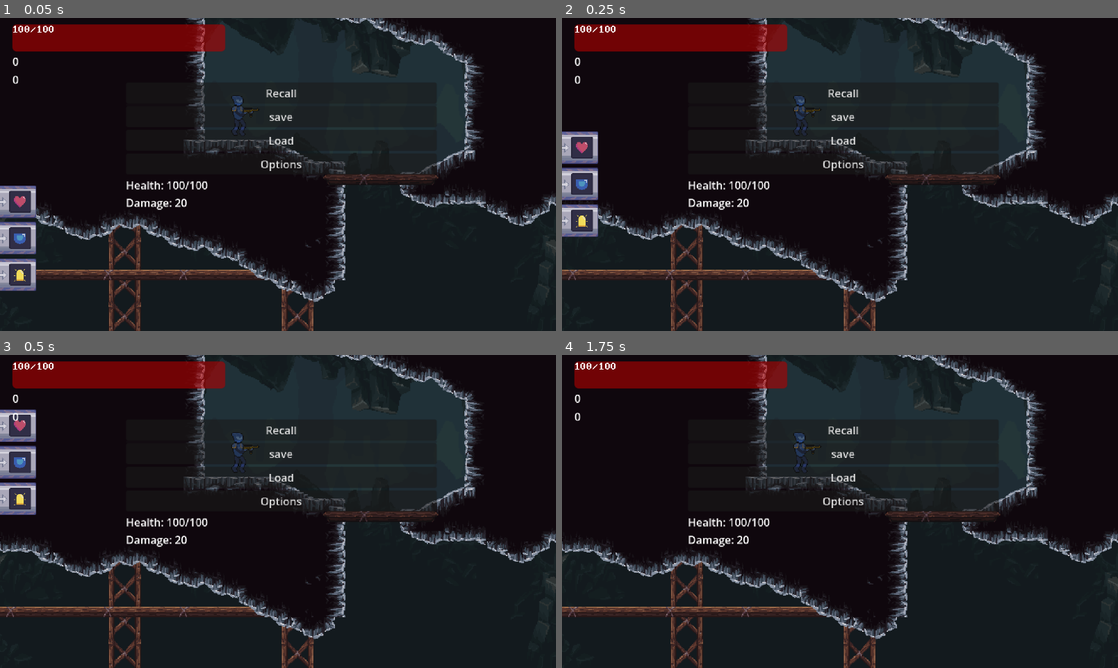
Above: before the commit, frames 1-4 (two rows, left to right).
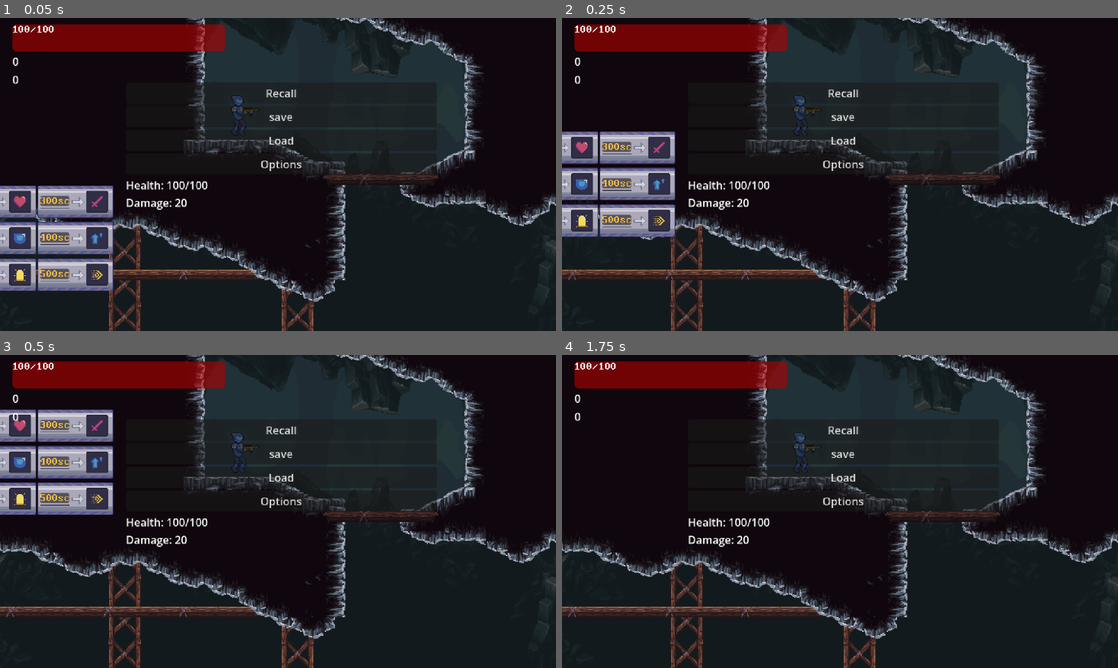
Above: after the commit, the same moments.

Repository: belskyj1985/Spark-2026-Micro-Internship-Game-Dev
Game: Godot game, scene res://game.tscn
Same seed, same stepped clock (60 frames per second), same inputs: the game is played once before the commit and once after it.
Inputs (mouse positions are in pixels of both pictures, inside the frame that each line leads up to):
- Up to frame 1 (0.05 s): no input
- Up to frame 2 (0.25 s): no input
- Up to frame 3 (0.5 s): no input
- Up to frame 4 (1.75 s): click (617, 420) at 0.5 s, where only the run after the commit has a clickable "300sc"; click (617, 364) at 1.25 s, where only the run after the commit has a clickable "500sc"

The runs differ from the first frame. In frame 1, 4.2% of the frame differs, in the area x 6-21%, y 53-88%; in frame 2, 4.2%; in frame 3, 4.3%, in the area x 6-21%, y 17-52%; in frame 4, nothing differs.

Commit message:
added functionality for all abilities

Diff:
--- a/SaveLoad.gd
+++ b/SaveLoad.gd
@@ -11,6 +11,9 @@
 	"def": 0,
 	"dmg": 0,
 	"cur_hp": 100,
+	"melee": 0,
+	"dash": 0,
+	"dj": 0
 }
 
 func get_c1(n):
@@ -49,4 +52,8 @@
 
 		contents_to_save.cur_hp = save_data.cur_hp
 
+		contents_to_save.melee = save_data.melee
+		contents_to_save.dj = save_data.dj
+		contents_to_save.dash = save_data.dash
+
 		get_c1(0)
--- a/enemy_1.gd
+++ b/enemy_1.gd
@@ -26,6 +26,7 @@
 	tween = get_tree().create_tween()
 
 func get_hit(dmg):
+	print(dmg)
 	health -= dmg
 	if health <= 0:
 		SaveLoad.get_c1(5)
--- a/player/player.gd
+++ b/player/player.gd
@@ -8,6 +8,8 @@
 const GRAV :int = 2000
 const SPD : int = 200
 var jump_force : int = 650
+var djs :int = 1
+var dashes :int = 1
 
 var aim_angle : float = 0.0
 var reticle_a_target : float = 0.0
@@ -38,6 +40,8 @@
 }
 @onready var stun: Timer = $stun
 @onready var inv_timer: Timer = $invincibility
+@onready var dash_timer: Timer = $dash
+@onready var melee_timer: Timer = $melee
 @onready var anim: AnimationPlayer = $AnimationPlayer
 @onready var sprites: Sprite2D = $AnimatedSprite2D
 @onready var reticle: Sprite2D = $Reticle
@@ -118,6 +122,18 @@
 	velocity.y += GRAV * delta
 
 func move(delta):
+	if SaveLoad.contents_to_save["melee"] == 2 && melee_timer.is_stopped() && Input.is_action_just_pressed("melee"):
+		$melee_attack.monitoring = true
+		await get_tree().create_timer(0.1).timeout
+		$melee_attack.monitoring = false
+
+	if SaveLoad.contents_to_save["dash"] == 2 && dashes > 0 && dash_timer.is_stopped() && Input.is_action_just_pressed("dash"):
+		if sprites.flip_h:
+			velocity.x = -1000
+		else:
+			velocity.x = 1000
+		velocity.y = 0
+		dashes -= 1
 	if Global.Options["hold2fire"]:
 		if Input.is_action_pressed("shoot") && can_shoot && !Global.paused:
 			shoot()
@@ -142,9 +158,14 @@
 		else:
 			velocity.x = move_toward(velocity.x, input_vector.x * SPD, 3000 * delta)
 	if is_on_floor():
+		djs = 1
+		dashes = 1
 		if Input.is_action_just_pressed("jump"):
 			jump()
 	else:
+		if Input.is_action_just_pressed("jump") && SaveLoad.contents_to_save["dj"] == 2 && djs > 0:
+			jump()
+			djs -= 1
 		if velocity.y < 0 && Input.is_action_just_released("jump"):
 			velocity.y /= 3
 	move_and_slide()
@@ -222,3 +243,7 @@
 
 func _on_stun_timeout() -> void:
 	stunned = false
+
+
+func _on_melee_attack_body_entered(body: Node2D) -> void:
+	body.get_hit(bullet_damage*2)
--- a/player/player.tscn
+++ b/player/player.tscn
@@ -94,6 +94,9 @@
 &"walk": SubResource("Animation_sweqy")
 }
 
+[sub_resource type="RectangleShape2D" id="RectangleShape2D_g1dw6"]
+size = Vector2(82, 62)
+
 [node name="player" type="CharacterBody2D" unique_id=1814147482]
 collision_layer = 2
 floor_snap_length = 5.0
@@ -123,4 +126,21 @@
 [node name="stun" type="Timer" parent="." unique_id=989517013]
 one_shot = true
 
+[node name="dash" type="Timer" parent="." unique_id=1012017067]
+wait_time = 0.1
+one_shot = true
+
+[node name="melee_attack" type="Area2D" parent="." unique_id=43485306]
+collision_layer = 0
+collision_mask = 4
+monitorable = false
+
+[node name="CollisionShape2D2" type="CollisionShape2D" parent="melee_attack" unique_id=1149832251]
+position = Vector2(31, -4)
+shape = SubResource("RectangleShape2D_g1dw6")
+debug_color = Color(0.5263334, 0.42000002, 1, 0.3372549)
+
+[node name="melee" type="Timer" parent="." unique_id=1909499388]
+
 [connection signal="timeout" from="stun" to="." method="_on_stun_timeout"]
+[connection signal="body_entered" from="melee_attack" to="." method="_on_melee_attack_body_entered"]
--- a/project.godot
+++ b/project.godot
@@ -93,6 +93,17 @@
 "events": [Object(InputEventKey,"resource_local_to_scene":false,"resource_name":"","device":-1,"window_id":0,"alt_press …(191 unchanged characters)…
 ]
 }
+dash={
+"deadzone": 0.2,
+"events": [Object(InputEventKey,"resource_local_to_scene":false,"resource_name":"","device":-1,"window_id":0,"alt_pressed":false,"shift_pressed":false,"ctrl_pressed":false,"meta_pressed":false,"pressed":false,"keycode":0,"physical_keycode":81,"key_label":0,"unicode":113,"location":0,"echo":false,"script":null)
+, Object(InputEventKey,"resource_local_to_scene":false,"resource_name":"","device":-1,"window_id":0,"alt_pressed":false,"shift_pressed":false,"ctrl_pressed":false,"meta_pressed":false,"pressed":false,"keycode":0,"physical_keycode":4194326,"key_label":0,"unicode":0,"location":0,"echo":false,"script":null)
+]
+}
+melee={
+"deadzone": 0.2,
+"events": [Object(InputEventMouseButton,"resource_local_to_scene":false,"resource_name":"","device":-1,"window_id":0,"alt_pressed":false,"shift_pressed":false,"ctrl_pressed":false,"meta_pressed":false,"button_mask":0,"position":Vector2(0, 0),"global_position":Vector2(0, 0),"factor":1.0,"button_index":3,"canceled":false,"pressed":false,"double_click":false,"script":null)
+]
+}
 
 [layer_names]
 
--- a/shop/shop_keeper.gd
+++ b/shop/shop_keeper.gd
@@ -2,6 +2,7 @@
 
 @onready var v_box_container: VBoxContainer = $UI/VBoxContainer
 @onready var stats: VBoxContainer = $UI/stats
+@onready var abilities: VBoxContainer = $UI/abilities
 @onready var ui: Control = $UI
 var detected: bool = false
 
@@ -18,9 +19,11 @@
 	if detected:
 		v_box_container.position.y = lerpf(v_box_container.position.y,-150,.08)
 		stats.position.y = lerpf(stats.position.y,-150,.08)
+		abilities.position.y = lerpf(abilities.position.y,-150,.08)
 	else:
 		v_box_container.position.y = lerpf(v_box_container.position.y,-1000,.08)
 		stats.position.y = lerpf(stats.position.y,-1000,.01)
+		abilities.position.y = lerpf(abilities.position.y,-1000,.01)
 
 	if detected:
 		# Smoothly slow to stop
@@ -69,6 +72,14 @@
 	$UI/VBoxContainer/fire/fire_button.release_focus()
 	$UI/VBoxContainer/lightning/lightning_button.release_focus()
 
+	$UI/stats/hp/hp_button.release_focus()
+	$UI/stats/def/def_button.release_focus()
+	$UI/stats/dmg/dmg_button.release_focus()
+
+	$UI/abilities/melee/melee_button.release_focus()
+	$UI/abilities/dj/dj_button.release_focus()
+	$UI/abilities/dash/dash_button.release_focus()
+
 func update_buttons() -> void:
 	match SaveLoad.contents_to_save["fire"]:
 		0:
@@ -123,8 +134,40 @@
 		$UI/stats/dmg/dmg_button/Label.text = "MAX"
 		$UI/stats/dmg/dmg_button/Label.label_settings.font_color =  Color(0.0, 1.0, 0.883, 1.0)
 
+	match SaveLoad.contents_to_save["melee"]:
+		0:
+			$UI/abilities/melee/melee_button/Label.text = "300sc"
+			$UI/abilities/melee/melee_button/Label.label_settings.font_color = Color(1.0, 0.753, 0.29, 1.0)
+		1:
+			$UI/abilities/melee/melee_button/Label.text = "Equip"
+			$UI/abilities/melee/melee_button/Label.label_settings.font_color = Color(1.0, 1.0, 1.0, 1.0)
+		2:
+			$UI/abilities/melee/melee_button/Label.text = "Unequip"
+			$UI/abilities/melee/melee_button/Label.label_settings.font_color = Color(0.0, 1.0, 0.883, 1.0)
+
+	match SaveLoad.contents_to_save["dj"]:
+		0:
+			$UI/abilities/dj/dj_button/Label.text = "400sc"
+			$UI/abilities/dj/dj_button/Label.label_settings.font_color = Color(1.0, 0.753, 0.29, 1.0)
+		1:
+			$UI/abilities/dj/dj_button/Label.text = "Equip"
+			$UI/abilities/dj/dj_button/Label.label_settings.font_color = Color(1.0, 1.0, 1.0, 1.0)
+		2:
+			$UI/abilities/dj/dj_button/Label.text = "Unequip"
+			$UI/abilities/dj/dj_button/Label.label_settings.font_color = Color(0.0, 1.0, 0.883, 1.0)
+
+	match SaveLoad.contents_to_save["dash"]:
+		0:
+			$UI/abilities/dash/dash_button/Label.text = "500sc"
+			$UI/abilities/dash/dash_button/Label.label_settings.font_color = Color(1.0, 0.753, 0.29, 1.0)
+		1:
+			$UI/abilities/dash/dash_button/Label.text = "Equip"
+			$UI/abilities/dash/dash_button/Label.label_settings.font_color = Color(1.0, 1.0, 1.0, 1.0)
+		2:
+			$UI/abilities/dash/dash_button/Label.text = "Unequip"
+			$UI/abilities/dash/dash_button/Label.label_settings.font_color = Color(0.0, 1.0, 0.883, 1.0)
+
 func _on_fire_button_pressed() -> void:
-	print(SaveLoad.contents_to_save["fire"])
 	match SaveLoad.contents_to_save["fire"]:
 		0:
 			if SaveLoad.contents_to_save["c1"] >= 120:
@@ -166,7 +209,6 @@
 
 
 func _on_lightning_button_pressed() -> void:
-	print(SaveLoad.contents_to_save["lightning"])
 	match SaveLoad.contents_to_save["lightning"]:
 		0:
 			if SaveLoad.contents_to_save["c1"] >= 120:
@@ -210,3 +252,45 @@
 		SaveLoad.contents_to_save["dmg"] += 1
 		update_buttons()
 		Global.player.load_save_data()
+
+
+func _on_melee_button_pressed() -> void:
+	match SaveLoad.contents_to_save["melee"]:
+		0:
+			if SaveLoad.contents_to_save["c1"] >= 400:
+				SaveLoad.get_c1(-400)
+				SaveLoad.contents_to_save["melee"] = 1
+		1:
+			SaveLoad.contents_to_save["melee"] = 2
+			Global.player.switch_bullet("melee")
+		2:
+			SaveLoad.contents_to_save["melee"] = 1
+	update_buttons()
+
+
+func _on_dj_button_pressed() -> void:
+	match SaveLoad.contents_to_save["dj"]:
+		0:
+			if SaveLoad.contents_to_save["c1"] >= 500:
+				SaveLoad.get_c1(-500)
+				SaveLoad.contents_to_save["dj"] = 1
+		1:
+			SaveLoad.contents_to_save["dj"] = 2
+			Global.player.switch_bullet("dj")
+		2:
+			SaveLoad.contents_to_save["dj"] = 1
+	update_buttons()
+
+
+func _on_dash_button_pressed() -> void:
+	match SaveLoad.contents_to_save["dash"]:
+		0:
+			if SaveLoad.contents_to_save["c1"] >= 300:
+				SaveLoad.get_c1(-300)
+				SaveLoad.contents_to_save["dash"] = 1
+		1:
+			SaveLoad.contents_to_save["dash"] = 2
+			Global.player.switch_bullet("dash")
+		2:
+			SaveLoad.contents_to_save["dash"] = 1
+	update_buttons()
--- a/shop/shop_keeper.tscn
+++ b/shop/shop_keeper.tscn
@@ -10,6 +10,9 @@
 [ext_resource type="Texture2D" uid="uid://uqxdx0q8yhdl" path="res://shop/health.png" id="8_84gdt"]
 [ext_resource type="Texture2D" uid="uid://ca5f2ttlkx52c" path="res://shop/defense.png" id="9_5n7xc"]
 [ext_resource type="Texture2D" uid="uid://b1o3db86j257s" path="res://shop/damage.png" id="10_jbdu5"]
+[ext_resource type="Texture2D" uid="uid://6i562ext4r8m" path="res://shop/melee.png" id="11_3xhsi"]
+[ext_resource type="Texture2D" uid="uid://dp46erik1pg4n" path="res://shop/double_jump.png" id="12_jep34"]
+[ext_resource type="Texture2D" uid="uid://ikaurmh0wc0r" path="res://shop/dash.png" id="13_2r4vj"]
 
 [sub_resource type="RectangleShape2D" id="RectangleShape2D_j2guc"]
 size = Vector2(52, 52)
@@ -35,6 +38,18 @@
 font_color = Color(1, 0.7515, 0.29000002, 1)
 
 [sub_resource type="LabelSettings" id="LabelSettings_jbdu5"]
+font = ExtResource("3_v6c71")
+font_color = Color(1, 0.7515, 0.29000002, 1)
+
+[sub_resource type="LabelSettings" id="LabelSettings_3xhsi"]
+font = ExtResource("3_v6c71")
+font_color = Color(1, 0.7515, 0.29000002, 1)
+
+[sub_resource type="LabelSettings" id="LabelSettings_jep34"]
+font = ExtResource("3_v6c71")
+font_color = Color(1, 0.7515, 0.29000002, 1)
+
+[sub_resource type="LabelSettings" id="LabelSettings_2r4vj"]
 font = ExtResource("3_v6c71")
 font_color = Color(1, 0.7515, 0.29000002, 1)
 
@@ -229,12 +244,100 @@
 position = Vector2(45, 14)
 texture = ExtResource("10_jbdu5")
 
+[node name="abilities" type="VBoxContainer" parent="UI" unique_id=1003400814]
+layout_mode = 0
+offset_left = 60.0
+offset_top = -274.0
+offset_right = 193.0
+offset_bottom = -116.0
+
+[node name="melee" type="Control" parent="UI/abilities" unique_id=1625438569]
+custom_minimum_size = Vector2(0, 50)
+layout_mode = 2
+
+[node name="Sprite2D" type="Sprite2D" parent="UI/abilities/melee" unique_id=980094223]
+position = Vector2(13.249712, 13.644899)
+texture = ExtResource("2_ke3ft")
+
+[node name="melee_button" type="Button" parent="UI/abilities/melee" unique_id=449550464]
+layout_mode = 0
+offset_left = -39.000008
+offset_top = 5.0000067
+offset_right = 3.9999924
+offset_bottom = 20.000008
+
+[node name="Label" type="Label" parent="UI/abilities/melee/melee_button" unique_id=1566360319]
+layout_mode = 0
+offset_right = 45.0
+offset_bottom = 23.0
+text = "120sc"
+label_settings = SubResource("LabelSettings_3xhsi")
+
+[node name="icon" type="Sprite2D" parent="UI/abilities/melee" unique_id=1350219673]
+position = Vector2(45, 14)
+texture = ExtResource("11_3xhsi")
+
+[node name="dj" type="Control" parent="UI/abilities" unique_id=1522367715]
+custom_minimum_size = Vector2(0, 50)
+layout_mode = 2
+
+[node name="Sprite2D" type="Sprite2D" parent="UI/abilities/dj" unique_id=1329911667]
+position = Vector2(13.249712, 13.644899)
+texture = ExtResource("2_ke3ft")
+
+[node name="dj_button" type="Button" parent="UI/abilities/dj" unique_id=380622321]
+layout_mode = 0
+offset_left = -39.000008
+offset_top = 5.0000067
+offset_right = 3.9999924
+offset_bottom = 20.000008
+
+[node name="Label" type="Label" parent="UI/abilities/dj/dj_button" unique_id=1379867608]
+layout_mode = 0
+offset_right = 45.0
+offset_bottom = 23.0
+text = "120sc"
+label_settings = SubResource("LabelSettings_jep34")
+
+[node name="icon" type="Sprite2D" parent="UI/abilities/dj" unique_id=221360801]
+position = Vector2(45, 14)
+texture = ExtResource("12_jep34")
+
+[node name="dash" type="Control" parent="UI/abilities" unique_id=185786140]
+custom_minimum_size = Vector2(0, 50)
+layout_mode = 2
+
+[node name="Sprite2D" type="Sprite2D" parent="UI/abilities/dash" unique_id=340815640]
+position = Vector2(13.249712, 13.644899)
+texture = ExtResource("2_ke3ft")
+
+[node name="dash_button" type="Button" parent="UI/abilities/dash" unique_id=1881820415]
+layout_mode = 0
+offset_left = -39.000008
+offset_top = 5.0000067
+offset_right = 3.9999924
+offset_bottom = 20.000008
+
+[node name="Label" type="Label" parent="UI/abilities/dash/dash_button" unique_id=1751372847]
+layout_mode = 0
+offset_right = 45.0
+offset_bottom = 23.0
+text = "120sc"
+label_settings = SubResource("LabelSettings_2r4vj")
+
+[node name="icon" type="Sprite2D" parent="UI/abilities/dash" unique_id=1388309371]
+position = Vector2(45, 14)
+texture = ExtResource("13_2r4vj")
+
 [connection signal="body_entered" from="Area2D" to="." method="_on_area_2d_body_entered"]
 [connection signal="body_exited" from="Area2D" to="." method="_on_area_2d_body_exited"]
+[connection signal="pressed" from="UI/VBoxContainer/fire/fire_button" to="." method="_on_fire_button_pressed"]
 [connection signal="pressed" from="UI/VBoxContainer/fire/fire_button" to="." method="_on_button_1_pressed"]
-[connection signal="pressed" from="UI/VBoxContainer/fire/fire_button" to="." method="_on_fire_button_pressed"]
 [connection signal="pressed" from="UI/VBoxContainer/ice/ice_button" to="." method="_on_ice_button_pressed"]
 [connection signal="pressed" from="UI/VBoxContainer/lightning/lightning_button" to="." method="_on_lightning_button_pressed"]
 [connection signal="pressed" from="UI/stats/hp/hp_button" to="." method="_on_hp_button_pressed"]
 [connection signal="pressed" from="UI/stats/def/def_button" to="." method="_on_def_button_pressed"]
 [connection signal="pressed" from="UI/stats/dmg/dmg_button" to="." method="_on_dmg_pressed"]
+[connection signal="pressed" from="UI/abilities/melee/melee_button" to="." method="_on_melee_button_pressed"]
+[connection signal="pressed" from="UI/abilities/dj/dj_button" to="." method="_on_dj_button_pressed"]
+[connection signal="pressed" from="UI/abilities/dash/dash_button" to="." method="_on_dash_button_pressed"]
Binary file added: shop/dash.png
Not shown, added: shop/dash.png.import
Binary file added: shop/double_jump.png
Not shown, added: shop/double_jump.png.import
Binary file added: shop/melee.png
Not shown, added: shop/melee.png.import
